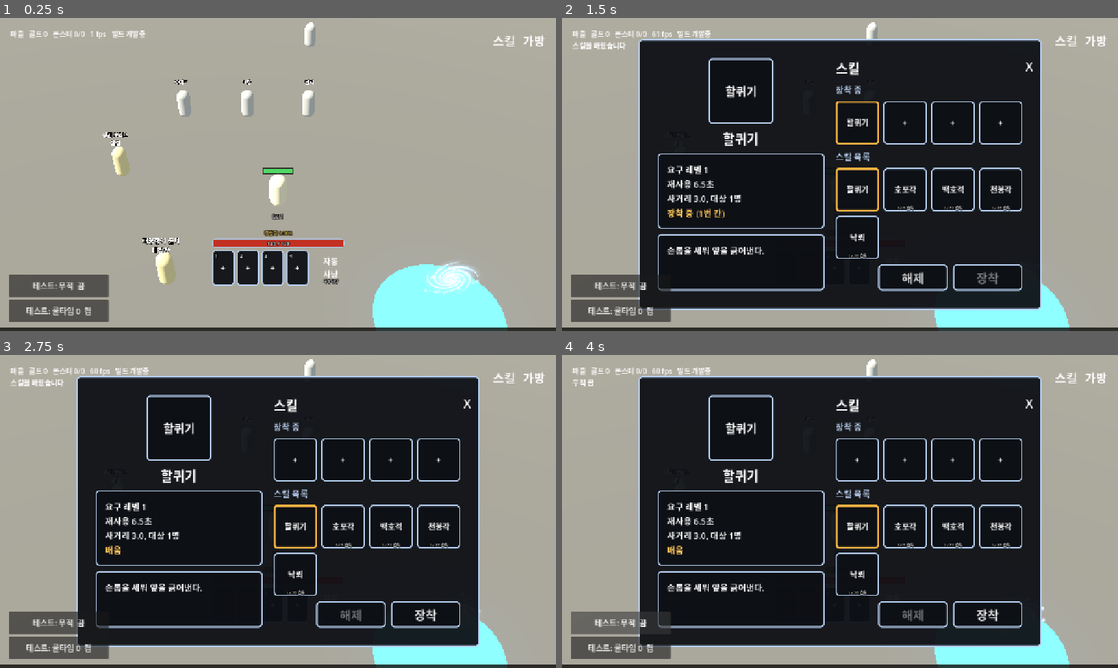
Above: before the commit, frames 1-4 (two rows, left to right).
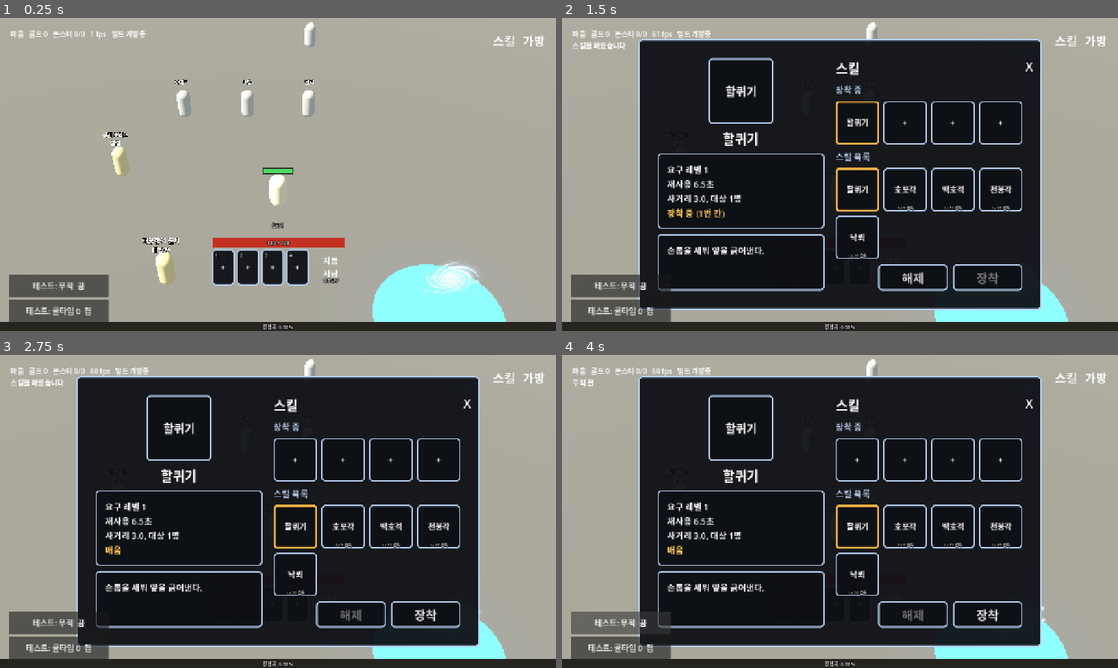
Above: after the commit, the same moments.

Repository: gogoalswo/MMORPG
Game: Godot game, scene res://main.tscn
Same seed, same stepped clock (60 frames per second), same inputs: the game is played once before the commit and once after it.
Inputs (mouse positions are in pixels of both pictures, inside the frame that each line leads up to):
- Up to frame 1 (0.25 s): no input
- Up to frame 2 (1.5 s): click (784, 268) at 0.52 s; click "장착" at 1.25 s
- Up to frame 3 (2.75 s): click "해제" at 2 s
- Up to frame 4 (4 s): click "테스트: 무적 끔" at 2.75 s; click "테스트: 무적 켬" at 3.5 s

The runs differ from the first frame. In frame 1, 2.8% of the frame differs, in the area x 0-100%, y 62-100%; in frame 2, 2.1%; in frame 3, 2.1%; in frame 4, 2.1%.

Commit message:
막대의 빈 틈을 없애고 경험치 퍼센트를 띠 가운데로 넣는다
- 채움과 테 사이로 홈 바닥이 비쳐 "빈 공간" 으로 보였다 → BAR_PAD 3 → 0
- 경험치 띠는 광택 캡슐 대신 단색 판으로 채운다. 캡슐은 위아래 투명 여백이
  있어 가는 띠에서 위쪽이 빈다. 안 채운 쪽 색도 체력 홈 바닥과 맞췄다
- 퍼센트 글자를 배지 아래에서 띠 가운데로 옮겼다 (띠 높이 7 → 20)

Co-Authored-By: Claude Opus 5 <noreply@anthropic.com>
Claude-Session: https://claude.ai/code/session_01UWpuf7GaJDnraUdk3e1vXQ

Diff:
--- a/godot/game/game.gd
+++ b/godot/game/game.gd
@@ -43,7 +43,9 @@
 ## 막대 테두리 그림에서 테가 차지하는 두께 (9조각 여백). 얇은 선이라 작게 준다
 const BAR_FRAME_MARGIN := 5
 ## 막대 테두리 안쪽 여백 — 채움이 테를 덮으면 홈이 아니라 판으로 보인다
-const BAR_PAD := 3
+## 막대 테두리 안쪽 여백. **0 이다** — 조금이라도 주면 채움과 테 사이에 홈 바닥이
+## 띠로 비쳐 "빈 공간" 으로 보인다 (2026-09-20 지적)
+const BAR_PAD := 0
 ## 오른쪽 위 메뉴 단추 (스킬·가방). 엄지로 누르니 퀵슬롯과 비슷한 크기다.
 ## **테두리가 없다** — 받은 그림이 그렇다 (2026-09-20). 그래서 아이콘을 거의 꽉 채운다
 const MENU_BTN := 62
@@ -70,8 +72,8 @@
 const AUTO_GAP := 8
 ## 고리를 칸 바닥에서 얼마나 띄우나 (글자 자리)
 const SPIN_LIFT := 13
-## 화면 맨 아래 경험치 게이지 높이. 받은 그림처럼 **가는 띠**다
-const EXP_GAUGE_H := 7
+## 화면 맨 아래 경험치 게이지 높이. 가운데에 퍼센트를 적으므로 글자가 들어갈 만큼은 된다
+const EXP_GAUGE_H := 20
 const ICON_DIR := "res://assets/icons/"
 ## 가방 탭. 0 은 전체, 나머지는 `_tab_keeps` 가 슬롯으로 가른다
 const BAG_TABS := ["전체", "무기", "방어구", "장신구", "재료"]
@@ -390,14 +392,8 @@
 	_level_label.mouse_filter = Control.MOUSE_FILTER_IGNORE
 	badge.add_child(_level_label)
 
-	_exp_text = Label.new()
-	_exp_text.horizontal_alignment = HORIZONTAL_ALIGNMENT_CENTER
-	_exp_text.add_theme_font_size_override("font_size", 11)
-	_exp_text.add_theme_constant_override("outline_size", 6)
-	_exp_text.add_theme_color_override("font_outline_color", Color.BLACK)
-	_exp_text.add_theme_color_override("font_color", Color("#e8c14a"))
-	_exp_text.mouse_filter = Control.MOUSE_FILTER_IGNORE
-	parent.add_child(_exp_text)
+	# 퍼센트 글자는 **화면 맨 아래 띠 가운데**로 옮겼다 (2026-09-20 요청) —
+	# 여기(배지 아래)에는 아무것도 두지 않는다
 
 
 ## 화면 맨 아래를 가로지르는 경험치 게이지 ★ 받은 그림(2026-09-20)대로 **가는 띠**를
@@ -411,12 +407,13 @@
 	_exp_bar.nine_patch_stretch = true
 	_exp_bar.set_stretch_margin(SIDE_LEFT, 24)
 	_exp_bar.set_stretch_margin(SIDE_RIGHT, 24)
-	var fill := _icon("ui_bar_fill")
-	_exp_bar.texture_progress = fill if fill != null else _white(16)
+	# **단색 판으로 채운다.** 광택 캡슐(`ui_bar_fill`)은 위아래에 투명 여백이 있어
+	# 가는 띠에 넣으면 띠 높이를 다 못 채우고 **위쪽이 빈다** (2026-09-20 지적)
+	_exp_bar.texture_progress = _white(8)
 	_exp_bar.tint_progress = Color("#e8c14a")
-	# 아직 안 채운 쪽은 어둡게 깔아 띠가 어디까지인지 보이게 한다
+	# 아직 안 채운 쪽 — 체력 막대 홈 바닥과 같은 톤이라야 한 벌로 보인다
 	_exp_bar.texture_under = _exp_bar.texture_progress
-	_exp_bar.tint_under = Color(0.05, 0.04, 0.03, 0.8)
+	_exp_bar.tint_under = Color("#26241f")
 	_exp_bar.step = 0.0
 	_exp_bar.custom_minimum_size = Vector2(0, EXP_GAUGE_H)
 	_exp_bar.mouse_filter = Control.MOUSE_FILTER_IGNORE
@@ -428,6 +425,17 @@
 	_exp_bar.offset_right = 0.0
 	_exp_bar.offset_top = -EXP_GAUGE_H
 	_exp_bar.offset_bottom = 0.0
+
+	# 퍼센트는 **띠 가운데**에 적는다 (2026-09-20 요청)
+	_exp_text = Label.new()
+	_exp_text.horizontal_alignment = HORIZONTAL_ALIGNMENT_CENTER
+	_exp_text.vertical_alignment = VERTICAL_ALIGNMENT_CENTER
+	_exp_text.add_theme_font_size_override("font_size", 12)
+	_exp_text.add_theme_constant_override("outline_size", 5)
+	_exp_text.add_theme_color_override("font_outline_color", Color.BLACK)
+	_exp_text.mouse_filter = Control.MOUSE_FILTER_IGNORE
+	_exp_text.set_anchors_preset(Control.PRESET_FULL_RECT)
+	_exp_bar.add_child(_exp_text)
 
 
 ## 막대 하나 — 홈(9조각) 안에 채움을 깔고 그 위에 숫자를 얹는다.
--- a/godot/tests/ui_test.gd
+++ b/godot/tests/ui_test.gd
@@ -298,9 +298,12 @@
 		_fail("체력 막대가 퀵슬롯 줄과 길이가 다르다 (%.0f)" % hp_rect.size.x)
 	if badge.end.y > hp_rect.position.y or badge.position.y < 0.0:
 		_fail("레벨 배지가 막대 위에 안 올라갔다: %s" % badge)
+	# 퍼센트 글자는 **맨 아래 띠 가운데**에 얹힌다 (2026-09-20 요청)
 	var exp_rect: Rect2 = game._exp_text.get_global_rect()
-	if exp_rect.position.y < badge.end.y - 2.0 or exp_rect.end.y > hp_rect.position.y + 2.0:
-		_fail("경험치가 레벨과 막대 사이가 아니다: %s" % exp_rect)
+	if not gauge.grow(1.0).encloses(exp_rect):
+		_fail("경험치 글자가 띠 안에 없다: 글자 %s · 띠 %s" % [exp_rect, gauge])
+	elif absf(exp_rect.get_center().x - gauge.get_center().x) > 2.0:
+		_fail("경험치 글자가 띠 가운데가 아니다: %s" % exp_rect)
 
 	# 오른쪽 위 메뉴 — 화면 안, 묶음과 안 겹침
 	if game._menu_cells.size() != 2:
Not shown, changed: docs/features/hud.md
